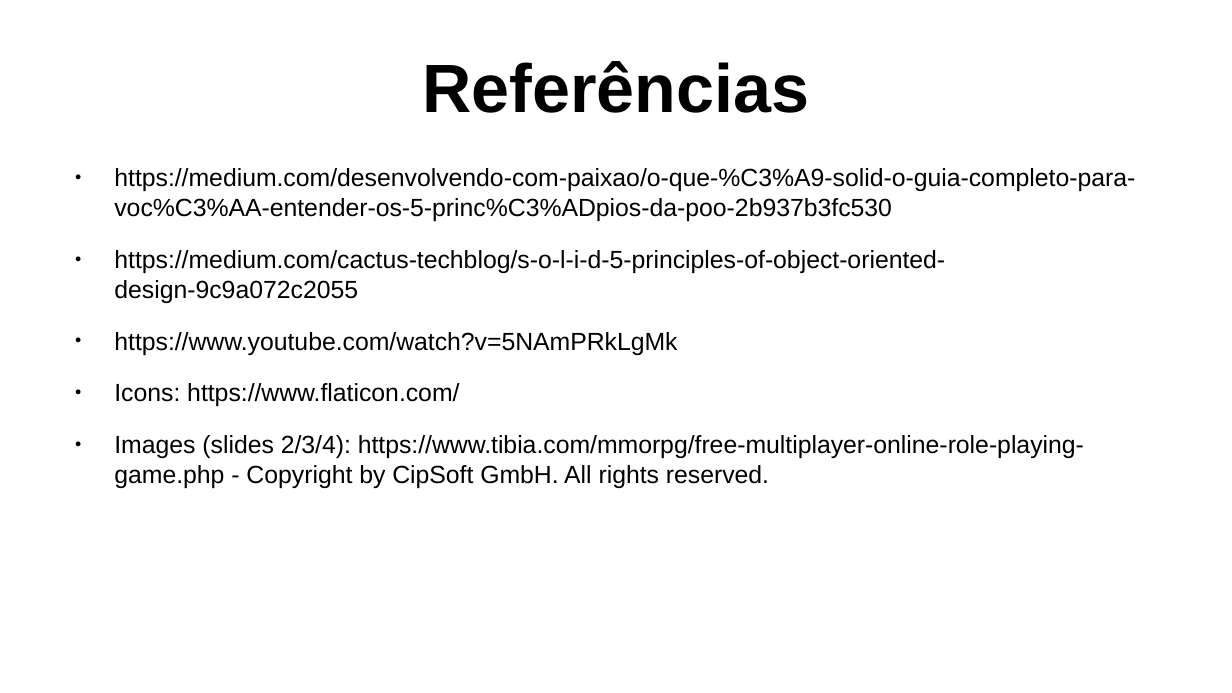
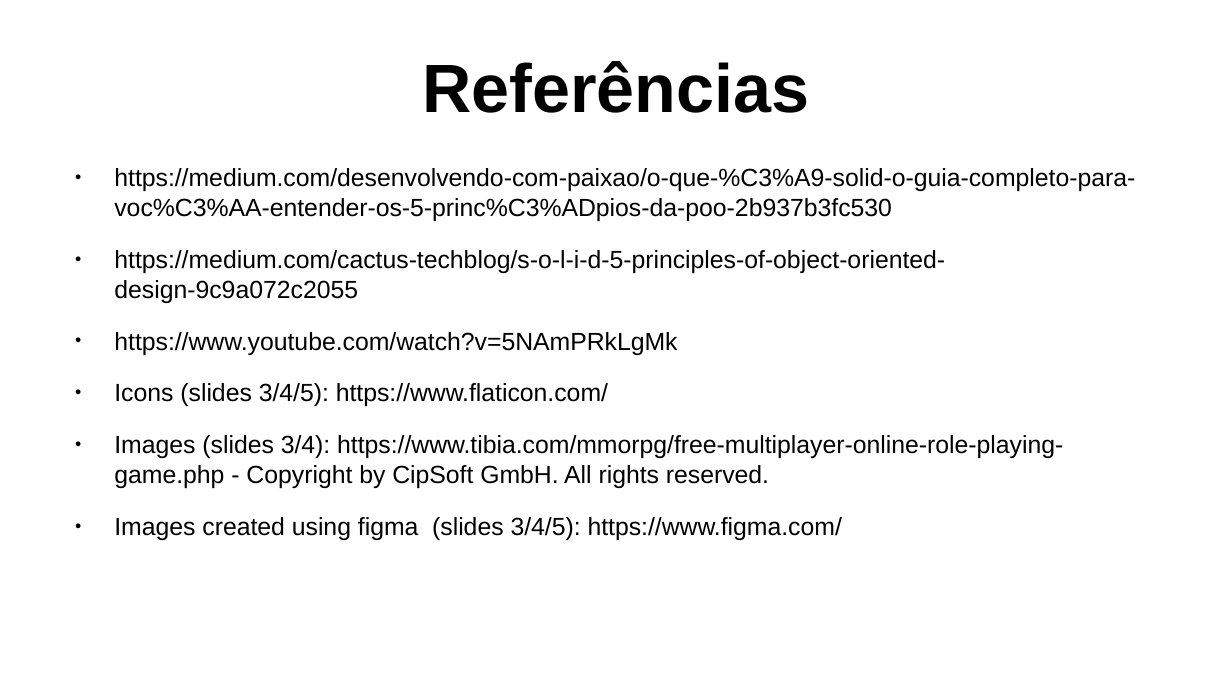
Before and after one commit to matheusjferreira/dart-dip, a slide deck: slide 11 of src/dip_apresentacao.odp. Drawn at 1232x693 pixels with LibreOffice and Linux fonts; fonts in the diff are those of the drawing. Boxes give left, top, right and bottom in pixels: in the first picture for what was removed or moved away, otherwise in the second. Text is boxed around its words. In the diff, an @@ line names an element or a change of style, - is before the commit and + after.

Commit message:
refactor: update dip_apresentacao.odp

```diff
--- a/src/dip_apresentacao.odp
+++ b/src/dip_apresentacao.odp
@@ text at bbox=[114, 383, 1063, 540]: text changed @@
-● Icons: https://www.flaticon.com/
-● Images (slides 2/3/4): https://www.tibia.com/mmorpg/free-multiplayer-online-role-playing-game.php - Copyright by CipSoft GmbH. All rights reserved.
+● Icons (slides 3/4/5): https://www.flaticon.com/
+● Images (slides 3/4): https://www.tibia.com/mmorpg/free-multiplayer-online-role-playing-game.php - Copyright by CipSoft GmbH. All rights reserved.
+● Images created using figma (slides 3/4/5): https://www.figma.com/
```
